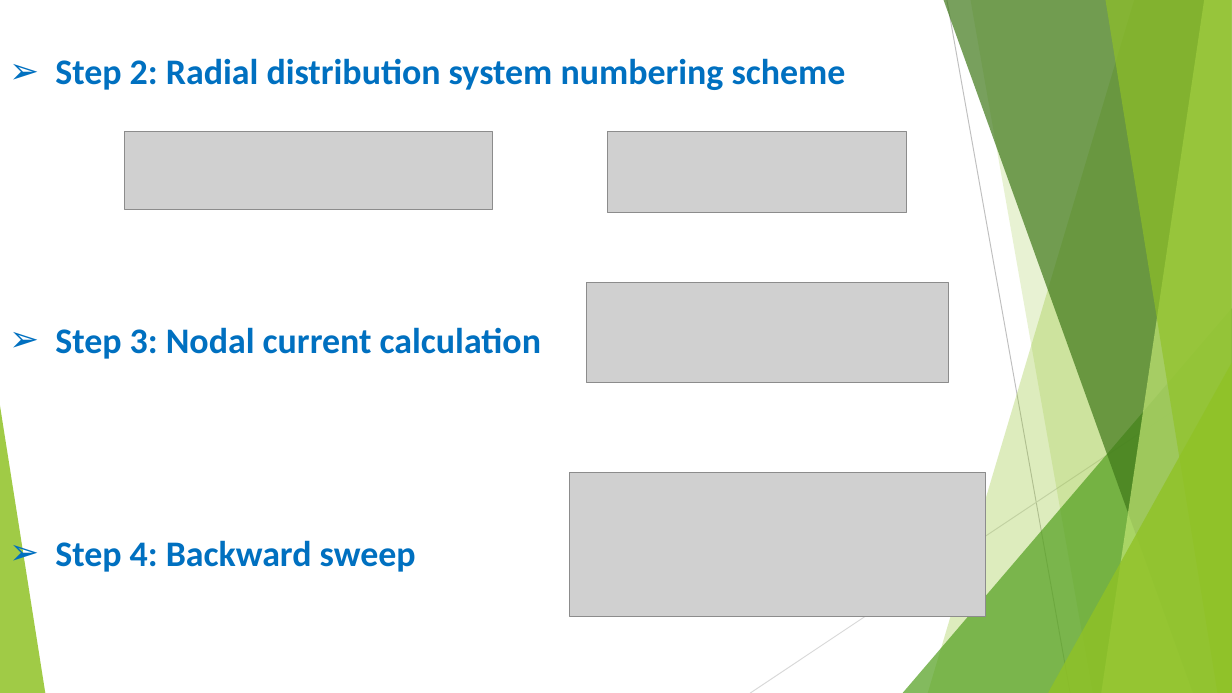
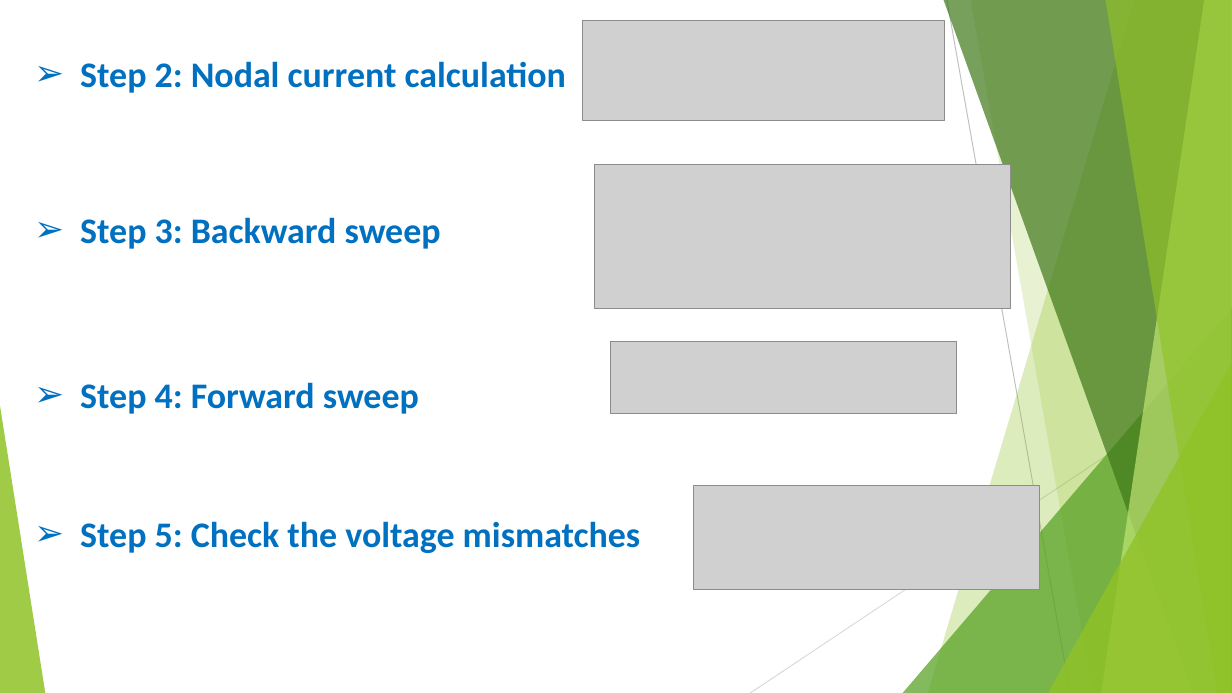
Before and after one commit to moustafashahin122/AOA-Graduation-Project-2022-, a slide deck: slide 69 of code/AOA_objects/results/grad_presentation/Presentation.pptx. Drawn at 1232x693 pixels with LibreOffice and Linux fonts; fonts in the diff are those of the drawing; grey boxes stand for pictures. Boxes give left, top, right and bottom in pixels: in the first picture for what was removed or moved away, otherwise in the second. Text is boxed around its words. In the diff, an @@ line names an element or a change of style, - is before the commit and + after.

```diff
--- a/code/AOA_objects/results/grad_presentation/Presentation.pptx
+++ b/code/AOA_objects/results/grad_presentation/Presentation.pptx
@@ picture: place and size @@
-picture at (587,283,949,383)
+picture at (583,20,945,120)
@@ text removed at (55,58,846,90) @@
-➢ Step 2: Radial distribution system numbering scheme
@@ text at (80,61,566,93): text changed @@
-➢ Step 3: Nodal current calculation
+➢ Step 2: Nodal current calculation
@@ picture removed at (125,131,493,210) @@
@@ picture removed at (607,131,907,213) @@
@@ picture: place and size @@
-picture at (570,472,986,616)
+picture at (595,165,1011,309)
@@ text at (80,217,441,249): text changed @@
-➢ Step 4: Backward sweep
+➢ Step 3: Backward sweep
@@ picture added at (610,341,957,413) @@
@@ text added at (80,382,419,414), 28 pt, text #0070C0, bold @@
+➢ Step 4: Forward sweep
@@ picture added at (693,485,1040,590) @@
@@ text added at (80,521,641,553), 28 pt, text #0070C0, bold @@
+➢ Step 5: Check the voltage mismatches
```
Also in this commit, not shown: 3 other slides changed, 4 other files.
